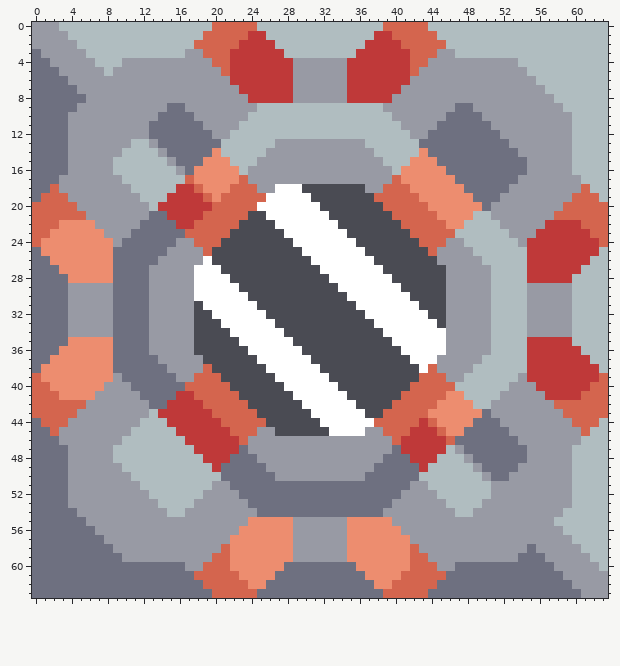
Pixel-art sprite: sprites/blocks/crafting/explodium-mixer.png. That is the earlier state.
The file is 64x64 pixels.
The same view after the edit:
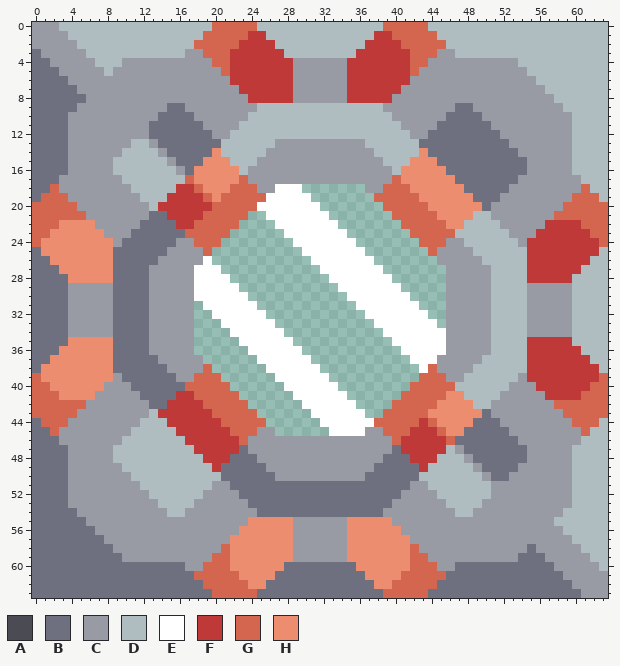
Palette (. is transparent): A #4a4b53  B #6e7080  C #989aa4  D #b0bdc0  E #ffffff  F #bf3939  G #d4654e  H #ed8d6f
Edits made:
Changed rows in their new state; - is an unchanged pixel.
first column x 18:
18 ------------.......---------
19 -------------.......--------
20 --------------.......-------
21 ------..-------.......------
22 -----....-------.......-----
23 ----......-------.......----
24 ---........-------.......---
25 --..........-------.......--
26 --...........-------.......-
27 ---...........-------.......
28 ----...........-------......
29 -----...........-------.....
30 ------...........-------....
31 .------...........-------...
32 ..------...........-------..
33 ...------...........-------.
34 ....------...........-------
35 .....------...........------
36 ......------...........-----
37 -......------...........----
38 --......------...........---
39 ---......------..........---
40 ----......------........----
41 -----......------......-----
42 ------......------....------
43 -------......------..-------
44 --------......--------------
45 ---------......-------------
